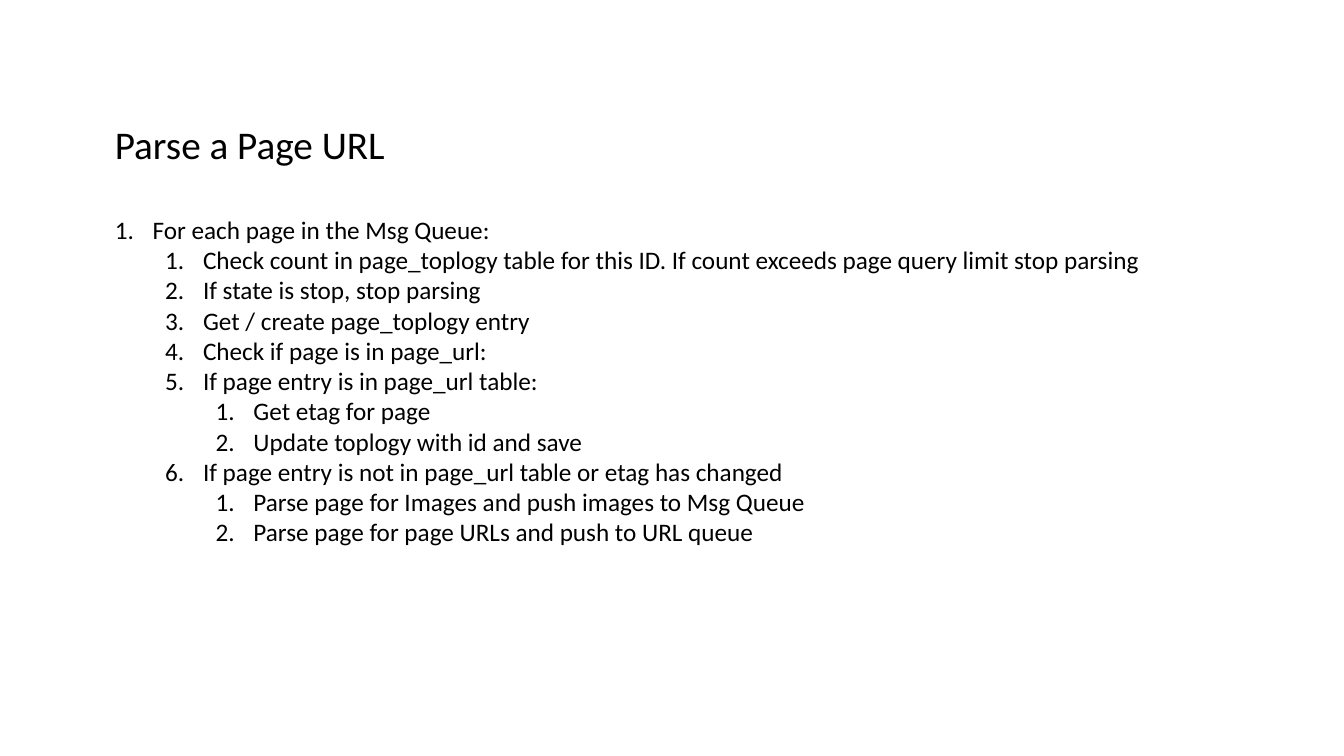
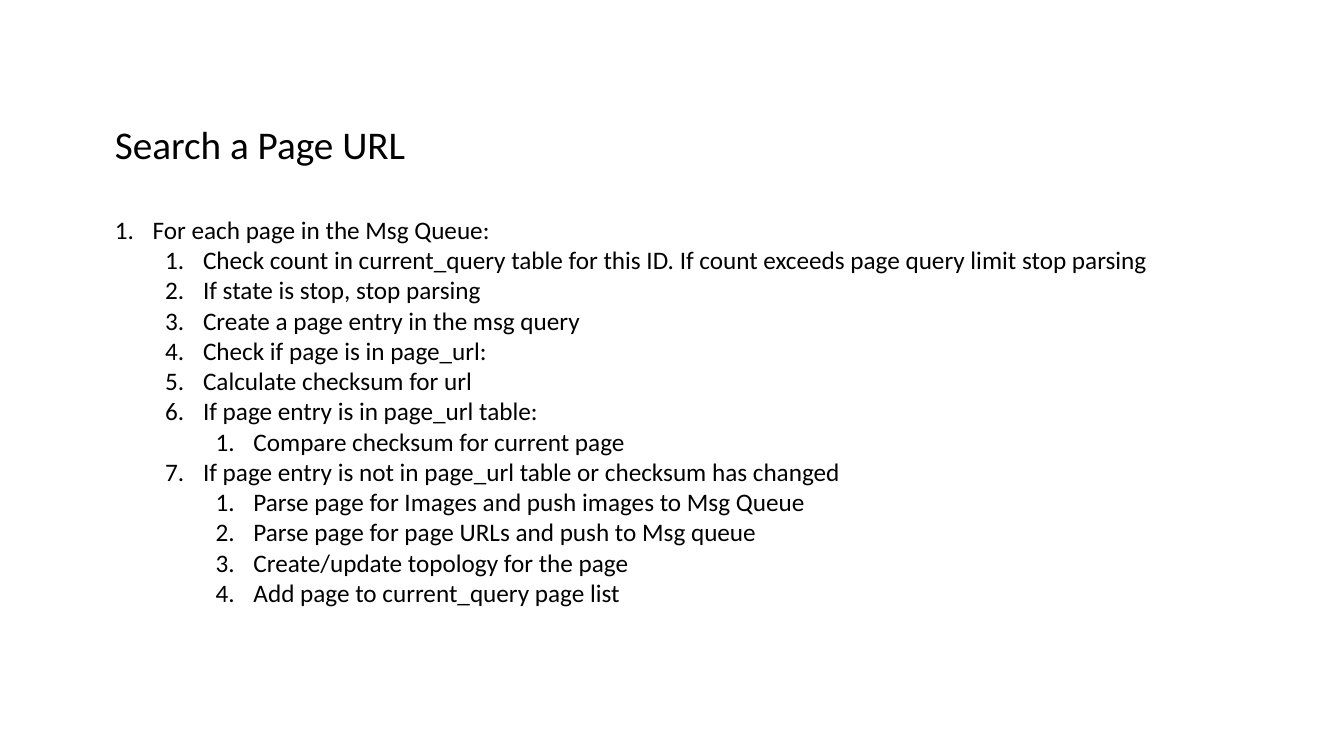
Before and after one commit to datim/squid, a slide deck: slide 5 of docs/design.pptx. Drawn at 1344x756 pixels with LibreOffice and Linux fonts; fonts in the diff are those of the drawing. Boxes give left, top, right and bottom in pixels: in the first picture for what was removed or moved away, otherwise in the second. Text is boxed around its words. In the diff, an @@ line names an element or a change of style, - is before the commit and + after.

```diff
--- a/docs/design.pptx
+++ b/docs/design.pptx
@@ text at (115, 131, 405, 166): text changed @@
-Parse a Page URL
+Search a Page URL
@@ text at (203, 251, 1146, 274): text changed @@
-  1. Check count in page_toplogy table for this ID. If count exceeds page query limit stop parsing
+  1. Check count in current_query table for this ID. If count exceeds page query limit stop parsing
@@ text at (203, 312, 579, 335): text changed @@
-  3. Get / create page_toplogy entry
+  3. Create a page entry in the msg query
@@ text at (203, 372, 472, 391): paragraph added @@
+  5. Calculate checksum for url
@@ text at (203, 433, 840, 486): text changed @@
-    1. Get etag for page
-    2. Update toplogy with id and save
-  6. If page entry is not in page_url table or etag has changed
+    1. Compare checksum for current page
+  7. If page entry is not in page_url table or checksum has changed
@@ text at (253, 523, 756, 607): text changed @@
-    2. Parse page for page URLs and push to URL queue
+    2. Parse page for page URLs and push to Msg queue
+    3. Create/update topology for the page
+    4. Add page to current_query page list
```
Also in this commit, not shown: 3 other slides changed.
